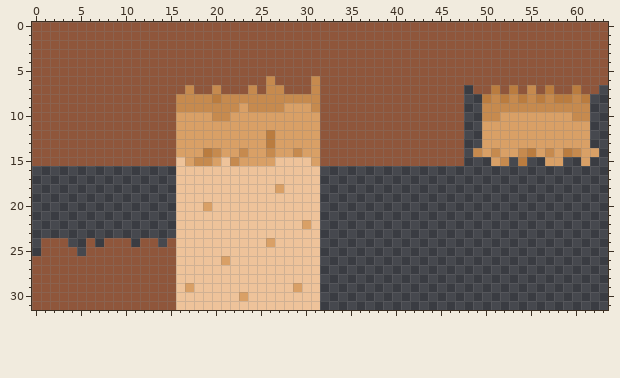
One commit to this pixel-art sprite: Assets/ART/Map/tiles.png. The picture above is the old version.
The file is 64x32 pixels.
After:
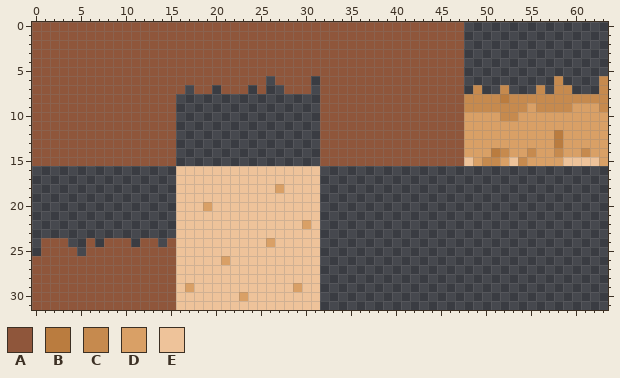
Palette (. is transparent): A #8f563b  B #ba7c3f  C #c68a4e  D #d9a066  E #eec39a
Difference:
The author changed colour C to colour B in row 14 at x 51.
The author changed colour D to colour B in rows 12 to 13 at x 58.
Colour C now appears in row 7 at x 63; in row 8 at x 48 to 49 and 62 to 63; in row 9 at x 48 to 49 and 63; in row 15 at x 50.
The author changed colour A to colour C in row 6 at x 58 and 63; in row 7 at x 49, 52, 56 and 58 to 59.
The author changed colour B to colour C in row 8 at x 50, 54, 56, 58 to 59 and 61; in row 14 at x 55; in row 15 at x 54.
The author changed colour D to colour C in row 10 at x 52 to 53; in row 14 at x 52, 58 and 61; in row 15 at x 51.
Colour D now appears in row 9 at x 62; in rows 10 to 13 at x 48 to 49 and 62 to 63; in row 14 at x 48 and 63; in row 15 at x 49, 55 to 56 and 63.
The author changed colour B to colour D in row 14 at x 59.
The author changed colour C to colour D in row 9 at x 55 and 60 to 61; in row 10 at x 50 to 51 and 60 to 61; in row 14 at x 49, 54, 57 and 60; in row 15 at x 52.
Colour E now appears in row 15 at x 48, 53, 59 to 60 and 62.
The author changed colour D to colour E in row 15 at x 61.
The author cleared colour A in rows 0 to 5 at x 48 to 63; in row 6 at x 48 to 57 and 59 to 62; in row 7 at x 50, 54 and 61 to 62.
The author cleared colour B in row 7 at x 51, 53, 57 and 60; in row 8 at x 20; in rows 12 to 13 at x 26; in row 14 at x 19.
The author cleared colour C in row 6 at x 26 and 31; in row 7 at x 17, 20, 24, 26 to 27, 31 and 55; in row 8 at x 16 to 19 and 21 to 31; in row 9 at x 16 to 22, 24 to 27 and 31; in row 10 at x 20 to 21; in row 14 at x 20, 23, 26 and 29.
The author cleared colour C in row 15 at x 18 to 19 and 22.
The author cleared colour D in row 9 at x 23 and 28 to 30; in row 10 at x 16 to 19 and 22 to 31; in row 11 at x 16 to 31; in rows 12 to 13 at x 16 to 25 and 27 to 31; in row 14 at x 16 to 18, 21 to 22, 24 to 25, 27 to 28 and 30 to 31; in row 15 at x 17, 20, 23 to 26 and 31.
The author cleared colour E in row 15 at x 16, 21 and 27 to 30.
Where, in picture pixels (left, top, right, bottom), the same in both pictures:
changed: (464, 22, 608, 166)
erased: (176, 76, 320, 166)
